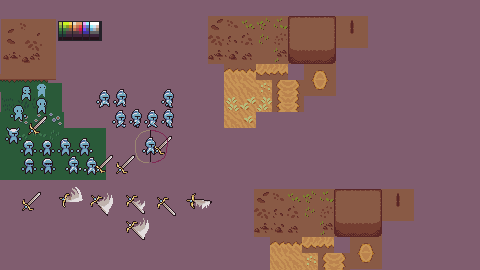
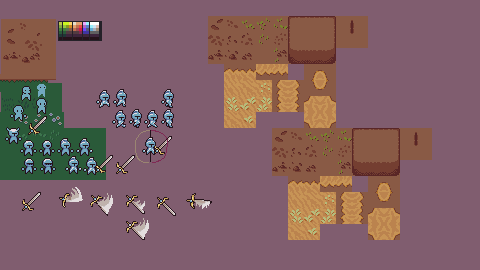
Two versions of the same layered image (480×270). Layer-by-layer changes:
painted on "tileset" over [254, 128, 432, 270]
painted on "_tileSet_v2" over [304, 96, 336, 128]
